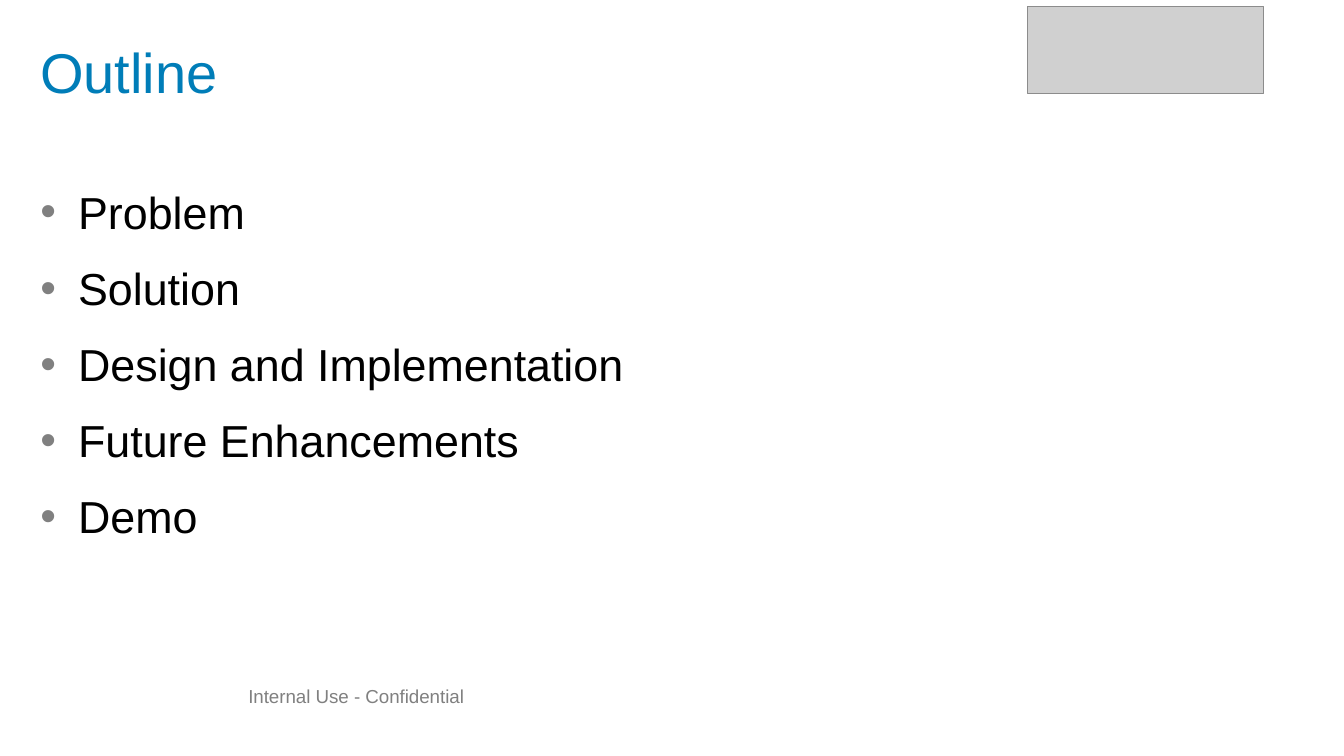
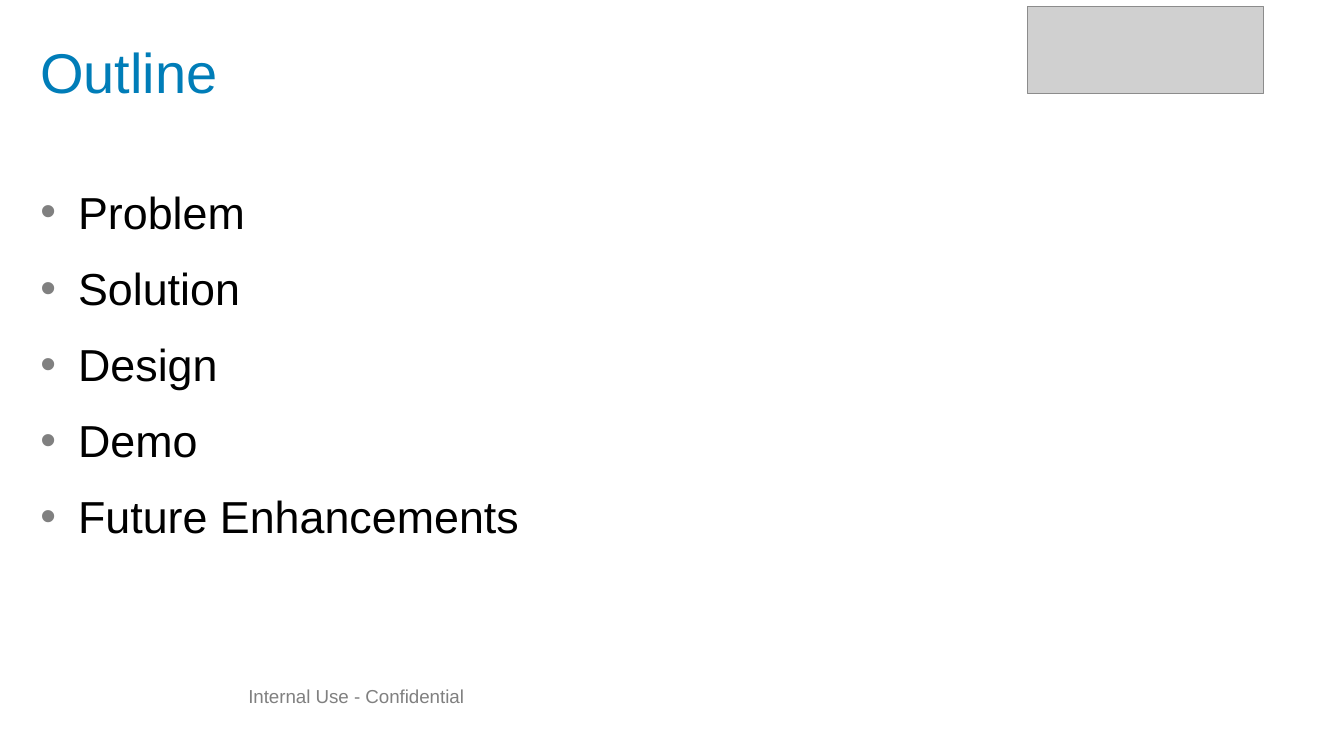
Before and after one commit to jisasebastine/Oscar, a slide deck: slide 2 of elasticsearch/Oscar_INCyclopedia_RR_2019.pptx. Drawn at 1344x756 pixels with LibreOffice and Linux fonts; fonts in the diff are those of the drawing; grey boxes stand for pictures; background and template pictures are left out. Boxes give left, top, right and bottom in pixels: in the first picture for what was removed or moved away, otherwise in the second. Text is boxed around its words. In the diff, an @@ line names an element or a change of style, - is before the commit and + after.

```diff
--- a/elasticsearch/Oscar_INCyclopedia_RR_2019.pptx
+++ b/elasticsearch/Oscar_INCyclopedia_RR_2019.pptx
@@ text at [78, 348, 217, 458]: text changed @@
-• Design and Implementation
+• Design
+• Demo
@@ text at [78, 502, 197, 534]: paragraph removed @@
-• Demo
```
Also in this commit, not shown: 4 other slides changed, 1 slide added, 6 other files.
